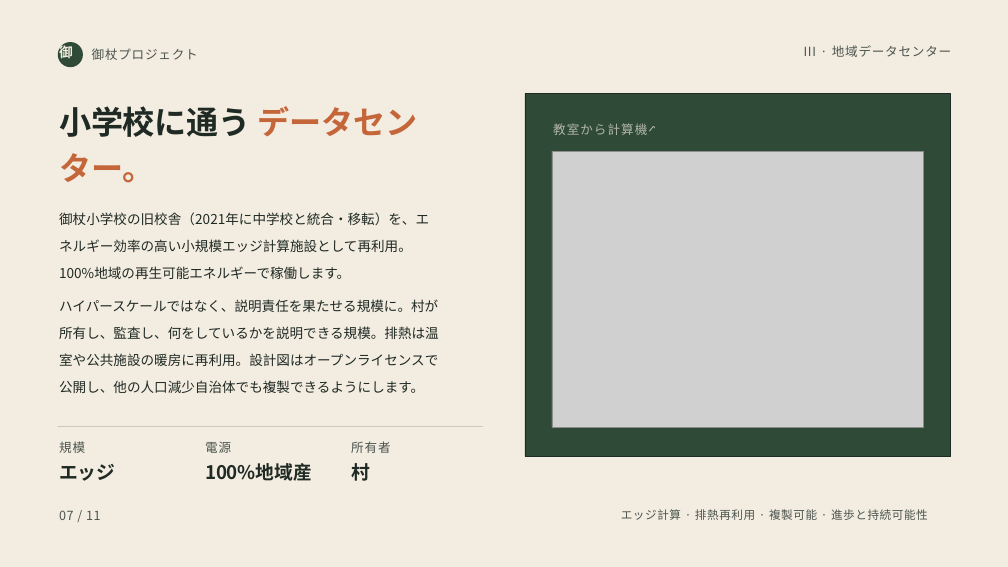
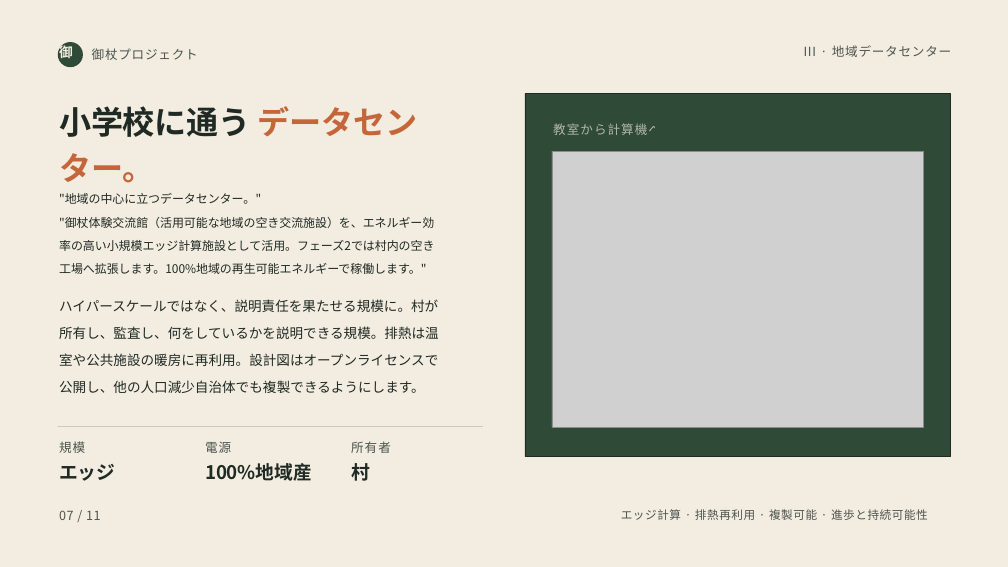
Before and after one commit to robouden/mitsue-ai-data-center, a slide deck: slide 7 of Mitsue Project Presentation - 日本語.pptx. Drawn at 1008x567 pixels with LibreOffice and Linux fonts; fonts in the diff are those of the drawing; grey boxes stand for pictures. Boxes give left, top, right and bottom in pixels: in the first picture for what was removed or moved away, otherwise in the second. Text is boxed around its words. In the diff, an @@ line names an element or a change of style, - is before the commit and + after.

```diff
--- a/Mitsue Project Presentation - 日本語.pptx
+++ b/Mitsue Project Presentation - 日本語.pptx
@@ text at [59, 193, 434, 274]: text changed; size 19.4 to 17.1 pt @@
-御杖小学校の旧校舎（2021年に中学校と統合・移転）を、エネルギー効率の高い小規模エッジ計算施設として再利用。100%地域の再生可能エネルギーで稼働します。
+"地域の中心に立つデータセンター。"
+"御杖体験交流館（活用可能な地域の空き交流施設）を、エネルギー効率の高い小規模エッジ計算施設として活用。フェーズ2では村内の空き工場へ拡張します。100%地域の再生可能エネルギーで稼働します。"
```
Also in this commit, not shown: 15 other files.
